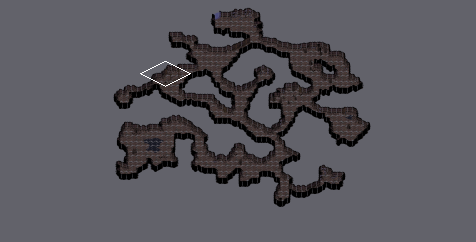
Two states of a Tiled map, tiled/cave_level1.tmx. Above, an overview of the earlier version with the close-up marked.
Close-up. Old version:
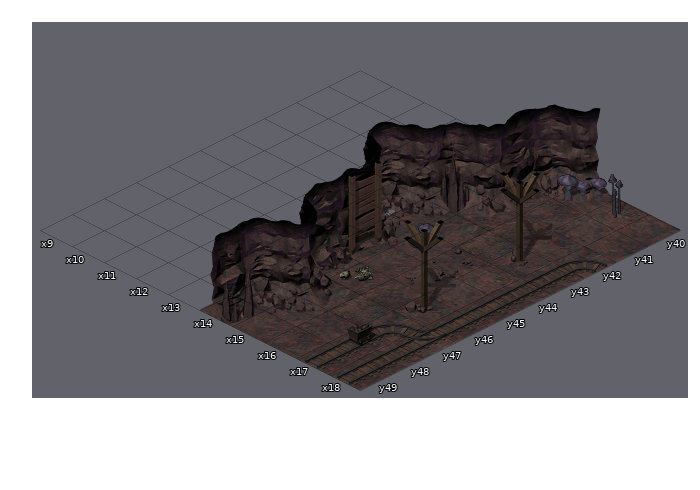
Cells are 64x32 px. Isometric: x runs down to the right, y down to the left. Shown: x 9..18, y 40..49.
New version:
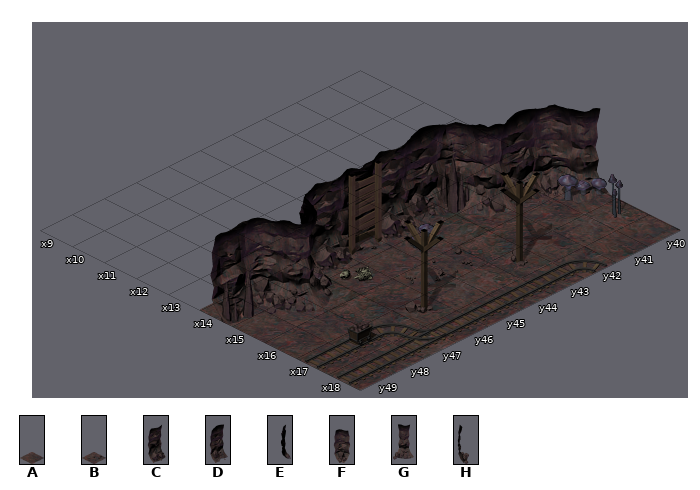
Key: from "cave": A 6, B 34, C 48, D 52, E 59, F 60, G 68, H 71.
_ is an empty cell.
Edits made:
Layer "background":
y 45: x 14 A -> B
Layer "object":
y 43: x 13..14 FG -> _D
y 44: x 13..14 EH -> _C
Boxes around the changes in both close-ups, in picture pixels (x1, y1, x2, y2):
changed: (356, 121, 450, 261)
